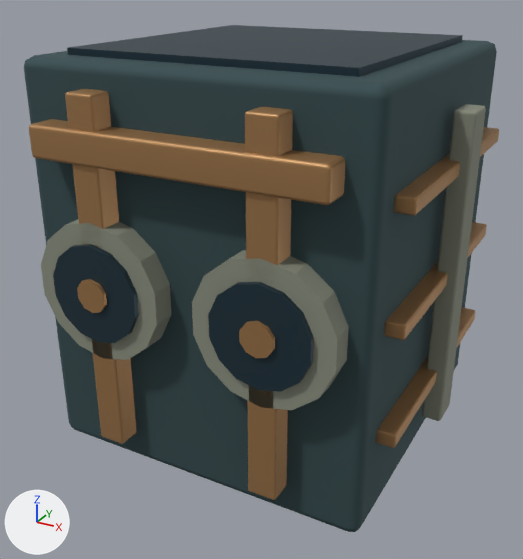
What one commit did to the glTF model godot/campaign/art/structures/pump-shaft-1.glb.
Both versions are drawn from a camera (50 mm lens) standing at (0.826, -1.592, 1.172) and looking at (-0.018, -0.058, 0.405). The axes (+X, +Y, +Z) are drawn at lower left. The lights are the same throughout. The picture after the commit comes second. Where no turn or scale is listed for an object, it has been applied to the vertices. Vertices at exactly the same position are counted once.

The first picture shows 'pump_0', 'pump_1', 'pump_2', 'pump_3'.
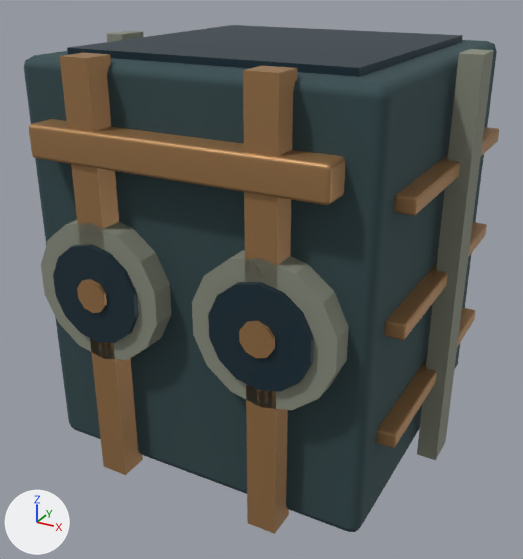
Location of each change, [x1, y1, x2, y2] in pixels of the pictures (523 x 559 px):
'pump_3', reshaped (17% taller): before [29, 89, 499, 500]; after [29, 53, 499, 534]
'pump_1', reshaped: before [41, 104, 486, 421]; after [41, 31, 494, 460]
part 1 of me_cylinder, added: after [417, 49, 494, 460]
part 2 of me_cylinder, built on: after [107, 31, 144, 42]
part 3 of me_cylinder_002, added (brown): after [60, 53, 143, 475]
part 4 of me_cylinder_002, added (brown): after [243, 66, 297, 534]

The edits, one by one:
me_cylinder is used by ob_pump_1; location (0.0, 0.0, 0.0).
me_cylinder had 224 vertices, 424 faces and spanned x -0.485..0.485, y -0.475..0.475, z 0.115..0.885.
me_cylinder now has 128 vertices, 232 faces and spans x -0.485..0.485, y -0.475..0.475, z 0.0..1.0.
me_cylinder part 1: a new loose piece, a box spanning x 0.435..0.485, y -0.045..0.045, z 0.0..1.0, in mat_pump_1 (grey #8c9080).
Part 2, on me_cylinder:
54 vertices are removed from x -0.485..-0.435, y -0.045..0.045, z 0.115..0.885.
108 faces are deleted.
2 vertices move from x -0.482..-0.478, y 0.038..0.042, z 0.115..0.118 to x -0.485..-0.435, y -0.045..0.045, z 0.0.
6 vertices are added at (-0.485, 0.045, 0.0), (-0.485, 0.045, 1.0), (-0.485, -0.045, 1.0), (-0.435, -0.045, 0.0), (-0.435, 0.045, 1.0), (-0.435, -0.045, 1.0).
12 new faces join them.
Other edits to the shape of me_cylinder do not show in these pictures.
me_cylinder_002 is used by ob_pump_3; location (0.0, 0.0, 0.0).
me_cylinder_002 had 640 vertices, 1224 faces and spanned x -0.463..0.463, y -0.495..0.495, z 0.09..0.93.
me_cylinder_002 now has 544 vertices, 1032 faces and spans x -0.463..0.463, y -0.495..0.495, z 0.0..1.0.
me_cylinder_002 part 3: a new loose piece, a box spanning x -0.245..-0.175, y -0.475..-0.405, z 0.0..1.0, in mat_pump_3 (brown #af8558).
me_cylinder_002 part 4: a new loose piece, a box spanning x 0.175..0.245, y -0.475..-0.405, z 0.0..1.0, in mat_pump_3 (brown #af8558).
Other edits to the shape of me_cylinder_002 do not show in these pictures.
